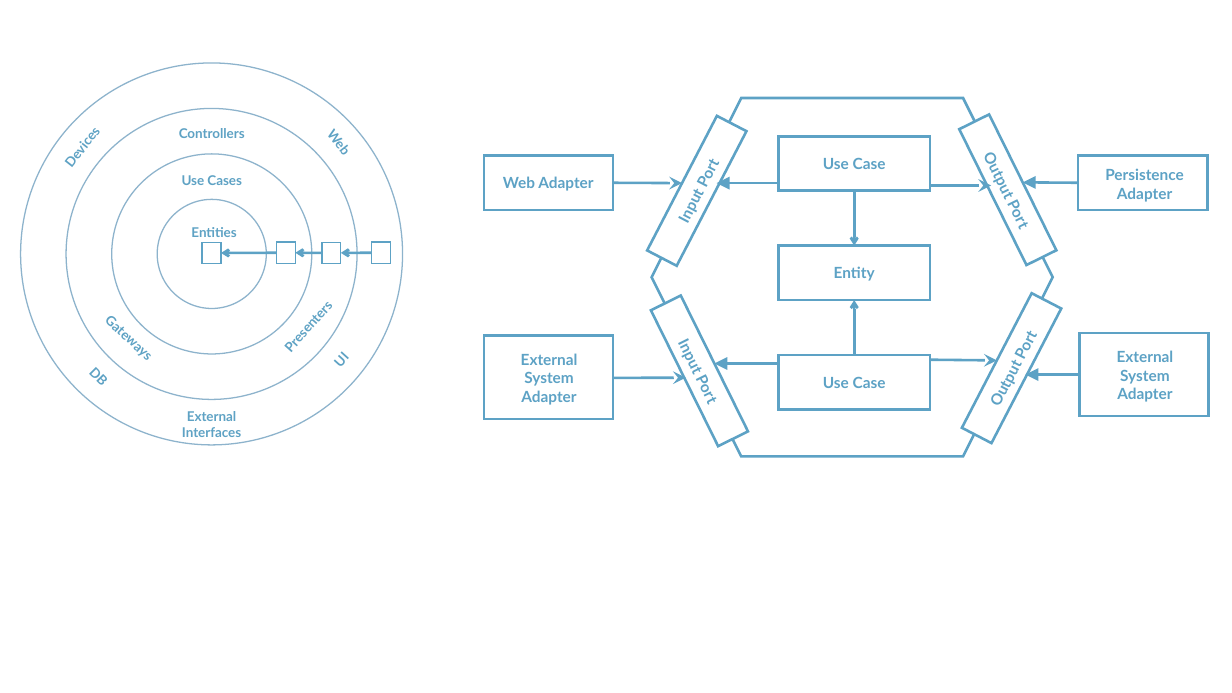
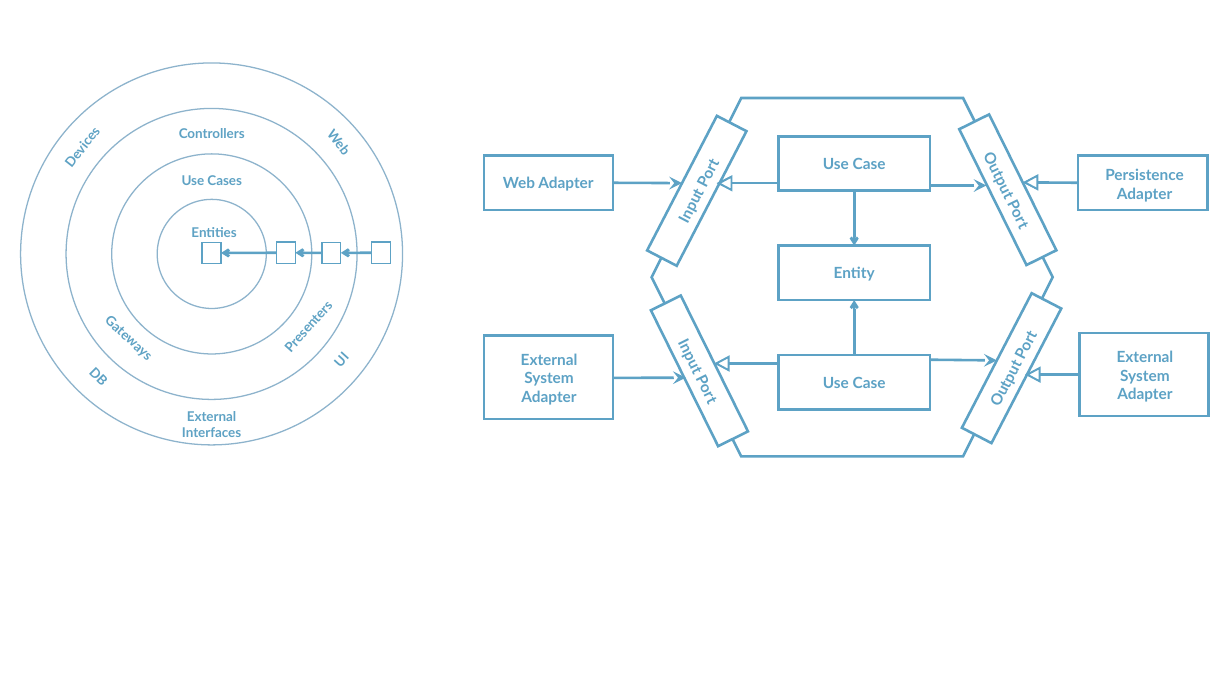
Before and after one commit to rudaks-han/book-summary, a slide deck: slide 4 of Get Your Hands Dirty on Clean Architecture/ref/프레젠테이션1.pptx. Drawn at 1232x693 pixels with LibreOffice and Linux fonts; fonts in the diff are those of the drawing. Boxes give left, top, right and bottom in pixels: in the first picture for what was removed or moved away, otherwise in the second. Text is boxed around its words. In the diff, an @@ line names an element or a change of style, - is before the commit and + after.

```diff
--- a/Get Your Hands Dirty on Clean Architecture/ref/프레젠테이션1.pptx
+++ b/Get Your Hands Dirty on Clean Architecture/ref/프레젠테이션1.pptx
@@ triangle added at [720, 177, 732, 190], fill #FFFFFF, outline #5DA2C5 1.5 pt @@
@@ triangle added at [1025, 176, 1037, 189], fill #FFFFFF, outline #5DA2C5 1.5 pt @@
@@ arrow moved from (992, 186) - (931, 186) to (987, 186) - (931, 186) @@
@@ triangle added at [717, 357, 729, 370], fill #FFFFFF, outline #5DA2C5 1.5 pt @@
@@ triangle added at [1027, 368, 1039, 381], fill #FFFFFF, outline #5DA2C5 1.5 pt @@
```
Also in this commit, not shown: 7 other files.
